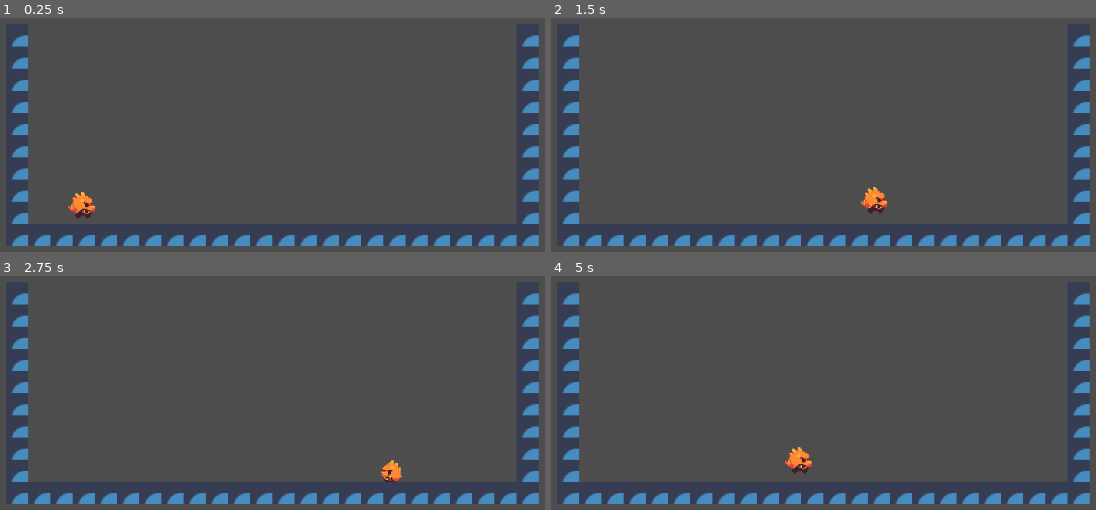
Above: before the commit, frames 1-4 (two rows, left to right).
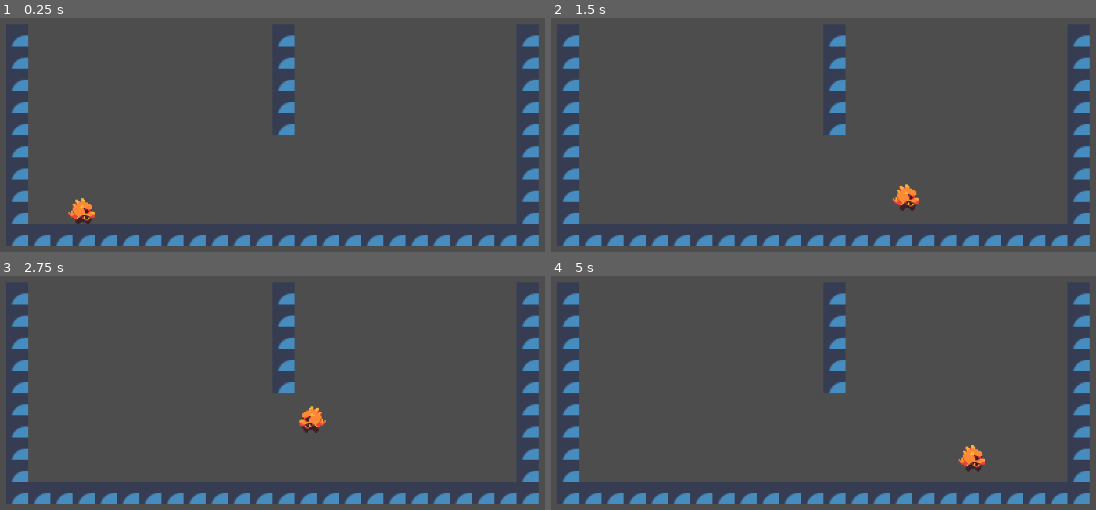
Above: after the commit, the same moments.

Repository: 2BytesGoat/ENV-DragonJump
Game: Godot game, scene res://main.tscn
Same seed, same stepped clock (60 frames per second), same inputs: the game is played once before the commit and once after it. The engine's default icon, where the game draws it, is replaced by a stand-in: a white triangle on a blue panel in a dark square.
Inputs:
- Up to frame 1 (0.25 s): no input
- Up to frame 2 (1.5 s): tap Enter (ui_accept) at 0.5, 1.35 s; hold Enter (ui_accept) 0.53-1.28 s
- Up to frame 3 (2.75 s): tap Enter (ui_accept) at 1.52, 1.82 s; hold Enter (ui_accept) from 2.03 s (still down)
- Up to frame 4 (5 s): release Enter (ui_accept) at 2.78 s; tap Enter (ui_accept) at 2.85, 3.02, 3.32, 4.35, 4.52, 4.82 s; hold Enter (ui_accept) 3.53-4.28 s

The runs differ from the first frame. In frame 1, 1.0% of the frame differs, in the area x 12-55%, y 7-89%; in frame 2, 1.3%; in frame 3, 1.3%; in frame 4, 1.4%, in the area x 42-80%, y 7-85%.

Commit message:
Fixed broken states

Diff:
--- a/main.tscn
+++ b/main.tscn
@@ -83,7 +83,7 @@
 [node name="Level" type="Node2D" parent="."]
 
 [node name="BackgroundLayer" type="TileMapLayer" parent="Level"]
-tile_map_data = PackedByteArray("AAAAAAYAAAABAAEAAAAAAAcAAAA …(608 unchanged characters)… BAAEAAAAXAAQAAAABAAEAAAAXAAUAAAABAAEAAAA=")
+tile_map_data = PackedByteArray("AAAAAAYAAAABAAEAAAAAAAcAAAA …(608 unchanged characters)… BAAEAAAAXAAQAAAABAAEAAAAXAAUAAAABAAEAAAAMAAAAAAABAAEAAAAMAAEAAAABAAEAAAAMAAIAAAABAAEAAAAMAAMAAAABAAEAAAAMAAQAAAABAAEAAAA=")
 tile_set = SubResource("TileSet_rdu8m")
 
 [node name="Camera2D" type="Camera2D" parent="."]
--- a/src/player/Player.gd
+++ b/src/player/Player.gd
@@ -1,26 +1,32 @@
 extends CharacterBody2D
+class_name Player
 
 var MAX_SPEED = 220
-var ACCELERATION = 1800
+var ACCELERATION = 2200
 
 @onready var animation_player = $AnimationPlayer
 @onready var sprite = $Sprite2D
 
+var modifiers = {}
+
 var started_walking = false
-var facing_direction = 1
-var input_x = 0
-var input_y = 0
+
+var facing_direction = 1 # 1 is RIGHT -1 is LEFT
+var x_strength = 0
+var y_strength = 0
 
 
 func _physics_process(delta: float) -> void:
-	var target_speed = Vector2(input_x, input_y) * MAX_SPEED
+	var target_speed = Vector2(x_strength * facing_direction, y_strength) * MAX_SPEED
 	velocity = velocity.move_toward(target_speed, ACCELERATION * delta)
+
+	for mod in modifiers.values():
+		velocity *= mod["velocity"]
+
 	move_and_slide()
-	update_facing_direction()
+	update_sprite_facing_direction()
 
-func update_facing_direction() -> void:
-	if input_x != 0:
-		facing_direction = sign(input_x)
+func update_sprite_facing_direction() -> void:
 	sprite.scale.x = facing_direction
 
 func play_animation(animation_name: String) -> void:
--- a/src/player/Walled.gd
+++ b/src/player/Walled.gd
@@ -1,17 +1,25 @@
 extends State
+class_name PlayerWalled
 
 
 func enter(_msg := {}) -> void:
-	owner.input_x = 0
-	owner.input_y = 0.85
+	# TODO: Replace this with curve
 	owner.facing_direction *= -1
+	owner.y_strength = 0.8
+	owner.modifiers["walled"] = {"velocity": Vector2(-0.1, 1)}
 	owner.play_animation(self.name)
 
 func handle_input(event: InputEvent) -> void:
 	if event.is_action_pressed("ui_accept"):
 		state_machine.transition_to("Jump")
 
-func update(_delta: float) -> void:
+func physics_update(delta: float) -> void:
 	if owner.is_on_floor():
 		owner.velocity *= 0.5
 		state_machine.transition_to("Idle")
+	elif not owner.is_on_wall():
+		state_machine.transition_to("Fall")
+
+func exit() -> void:
+	owner.x_strength = 0
+	owner.modifiers.erase("walled")
--- a/src/player/player.tscn
+++ b/src/player/player.tscn
@@ -158,15 +158,15 @@
 [node name="Run" type="Node" parent="StateMachine"]
 script = ExtResource("3_eyxhj")
 
+[node name="Fall" type="Node" parent="StateMachine"]
+script = ExtResource("7_lbbdt")
+
 [node name="Jump" type="Node" parent="StateMachine"]
 script = ExtResource("6_06vee")
 
 [node name="JumpTimer" type="Timer" parent="StateMachine/Jump"]
-wait_time = 0.32
+wait_time = 0.35
 one_shot = true
-
-[node name="Fall" type="Node" parent="StateMachine"]
-script = ExtResource("7_lbbdt")
 
 [node name="Walled" type="Node" parent="StateMachine"]
 script = ExtResource("8_si0im")
--- a/src/player/states/Fall.gd
+++ b/src/player/states/Fall.gd
@@ -1,8 +1,10 @@
 extends State
+class_name PlayerFall
 
 
 func enter(_msg := {}) -> void:
-	owner.input_y = 0.85
+	# TODO: Replace this with curve
+	owner.y_strength = 1
 	owner.play_animation(self.name)
 
 func physics_update(delta: float) -> void:
--- a/src/player/states/Idle.gd
+++ b/src/player/states/Idle.gd
@@ -1,8 +1,12 @@
 extends State
+class_name PlayerIdle
 
 
 func enter(_msg := {}) -> void:
+	owner.x_strength = 0
+	owner.y_strength = 0
 	owner.play_animation(self.name)
+
 	if not owner.is_on_floor():
 		state_machine.transition_to("Fall")
 	elif owner.started_walking:
--- a/src/player/states/Jump.gd
+++ b/src/player/states/Jump.gd
@@ -1,21 +1,25 @@
 extends State
+class_name PlayerJump
 
 @onready var jump_timer = $JumpTimer
 
 
 func enter(_msg := {}) -> void:
-	owner.input_x = owner.facing_direction
-	owner.input_y = -1
+	owner.x_strength = 1
+	owner.y_strength = -1
+	owner.velocity.y = 0
 	owner.play_animation(self.name)
 	jump_timer.start()
 
 func handle_input(event: InputEvent) -> void:
 	if event.is_action_released("ui_accept"):
-		state_machine.transition_to("Fall")
+		if owner.is_on_wall():
+			state_machine.transition_to("Walled")
+		else:
+			state_machine.transition_to("Fall")
 
-func physics_update(delta: float) -> void:
+func _on_jump_timer_timeout() -> void:
 	if owner.is_on_wall():
 		state_machine.transition_to("Walled")
-
-func _on_jump_timer_timeout() -> void:
-	state_machine.transition_to("Fall")
+	else:
+		state_machine.transition_to("Fall")
--- a/src/player/states/Run.gd
+++ b/src/player/states/Run.gd
@@ -1,8 +1,9 @@
 extends State
+class_name PlayerRun
 
 
 func enter(_msg := {}) -> void:
-	owner.input_x = owner.facing_direction
+	owner.x_strength = 1
 	owner.play_animation(self.name)
 
 func handle_input(event: InputEvent) -> void:
@@ -13,4 +14,4 @@
 	if not owner.is_on_floor():
 		state_machine.transition_to("Fall")
 	elif owner.is_on_wall():
-		owner.input_x *= -1
+		owner.facing_direction *= -1
